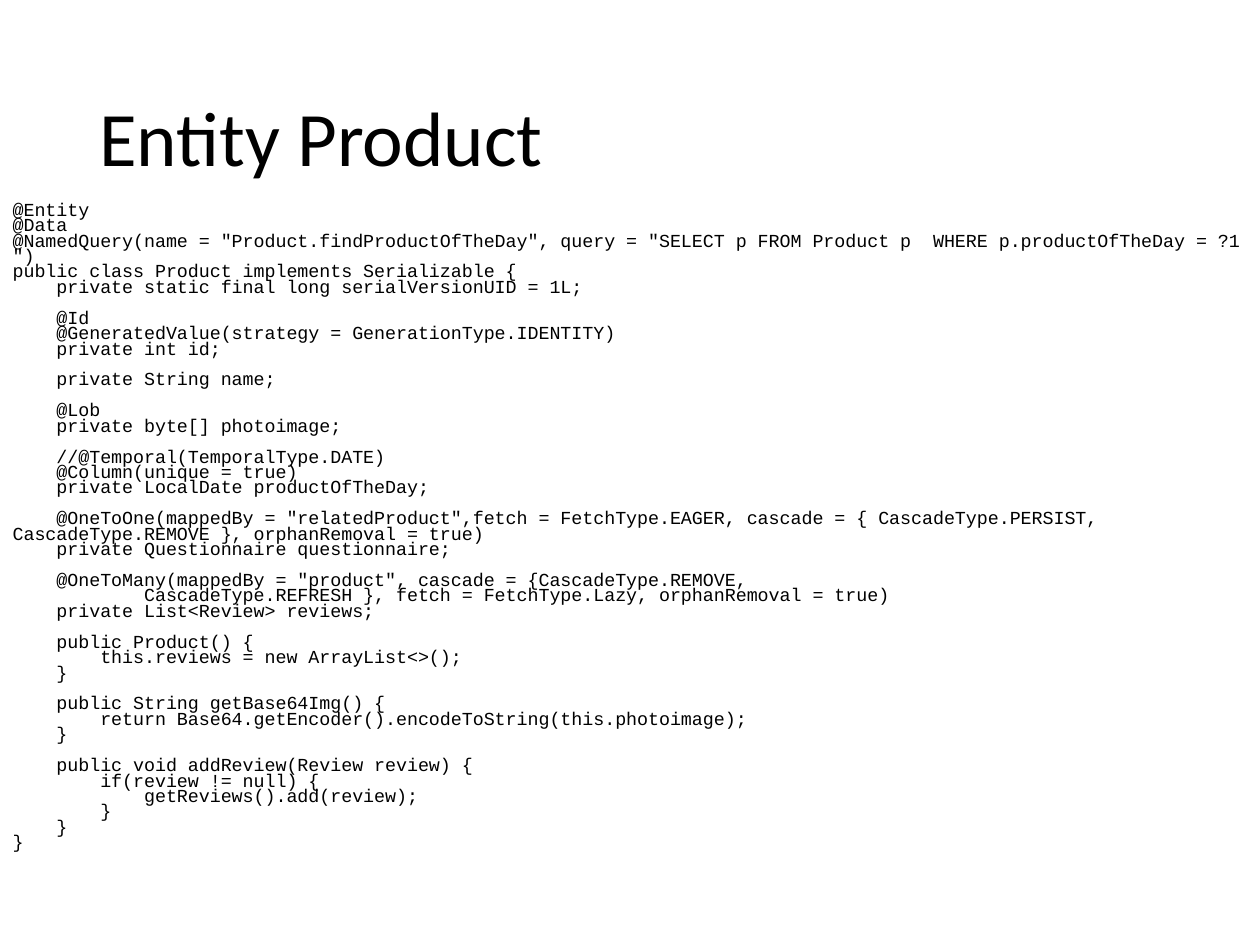
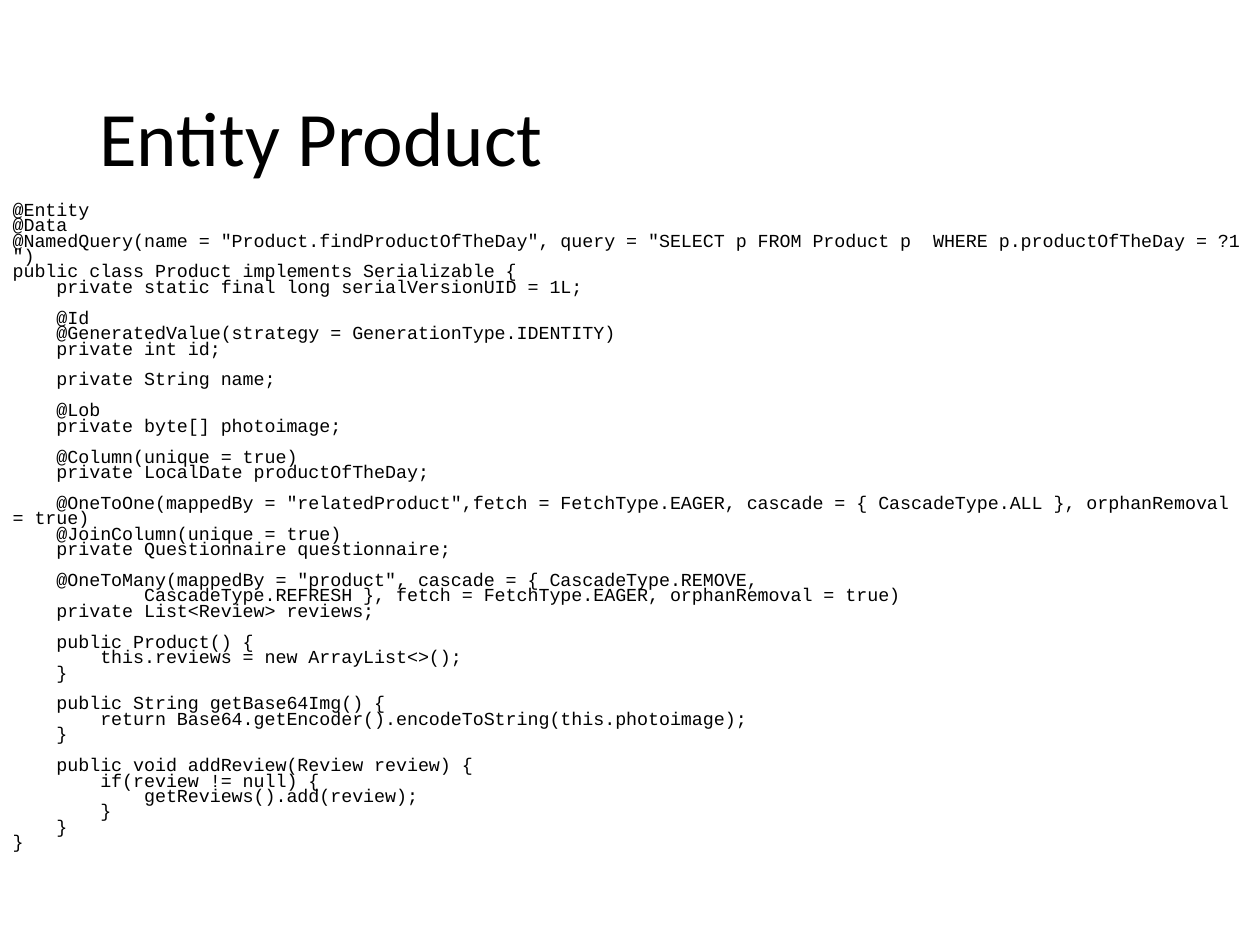
Before and after one commit to catonzio/DB2project, a slide deck: slide 13 of DB2project.pptx. Drawn at 1260x945 pixels with LibreOffice and Linux fonts; fonts in the diff are those of the drawing. Boxes give left, top, right and bottom in pixels: in the first picture for what was removed or moved away, otherwise in the second. Text is boxed around its words. In the diff, an @@ line names an element or a change of style, - is before the commit and + after.

```diff
--- a/DB2project.pptx
+++ b/DB2project.pptx
@@ text at (13, 203, 1229, 806): text changed @@
-@Entity
-@Data
-@NamedQuery(name = "Product.findProductOfTheDay", query = "SELECT p FROM Product p WHERE p.productOfTheDay = ?1 ")
-public class Product implements Serializable {
-private static final long serialVersionUID = 1L;
-@Id
-@GeneratedValue(strategy = GenerationType.IDENTITY)
-private int id;
-private String name;
-@Lob
-private byte[] photoimage;
-//@Temporal(TemporalType.DATE)
-@Column(unique = true)
-private LocalDate productOfTheDay;
-@OneToOne(mappedBy = "relatedProduct",fetch = FetchType.EAGER, cascade = { CascadeType.PERSIST, CascadeType.REMOVE }, orphanRemoval = true)
-private Questionnaire questionnaire;
-@OneToMany(mappedBy = "product", cascade = {CascadeType.REMOVE,
-CascadeType.REFRESH }, fetch = FetchType.Lazy, orphanRemoval = true)
-private List<Review> reviews;
-public Product() {
-this.reviews = new ArrayList<>();
-}
-public String getBase64Img() {
-return Base64.getEncoder().encodeToString(this.photoimage);
-}
-public void addReview(Review review) {
-if(review != null) {
-getReviews().add(review);
-}
-}
-}
+@Entity
+@Data
+@NamedQuery(name = "Product.findProductOfTheDay", query = "SELECT p FROM Product p WHERE p.productOfTheDay = ?1 ")
+public class Product implements Serializable {
+private static final long serialVersionUID = 1L;
+@Id
+@GeneratedValue(strategy = GenerationType.IDENTITY)
+private int id;
+private String name;
+@Lob
+private byte[] photoimage;
+@Column(unique = true)
+private LocalDate productOfTheDay;
+@OneToOne(mappedBy = "relatedProduct",fetch = FetchType.EAGER, cascade = { CascadeType.ALL }, orphanRemoval = true)
+@JoinColumn(unique = true)
+private Questionnaire questionnaire;
+@OneToMany(mappedBy = "product", cascade = { CascadeType.REMOVE,
+CascadeType.REFRESH }, fetch = FetchType.EAGER, orphanRemoval = true)
+private List<Review> reviews;
+public Product() {
+this.reviews = new ArrayList<>();
+}
+public String getBase64Img() {
+return Base64.getEncoder().encodeToString(this.photoimage);
+}
+public void addReview(Review review) {
+if(review != null) {
+getReviews().add(review);
+}
+}
+}
```
Also in this commit, not shown: 9 other slides changed, 4 slides added, 2 other files.
